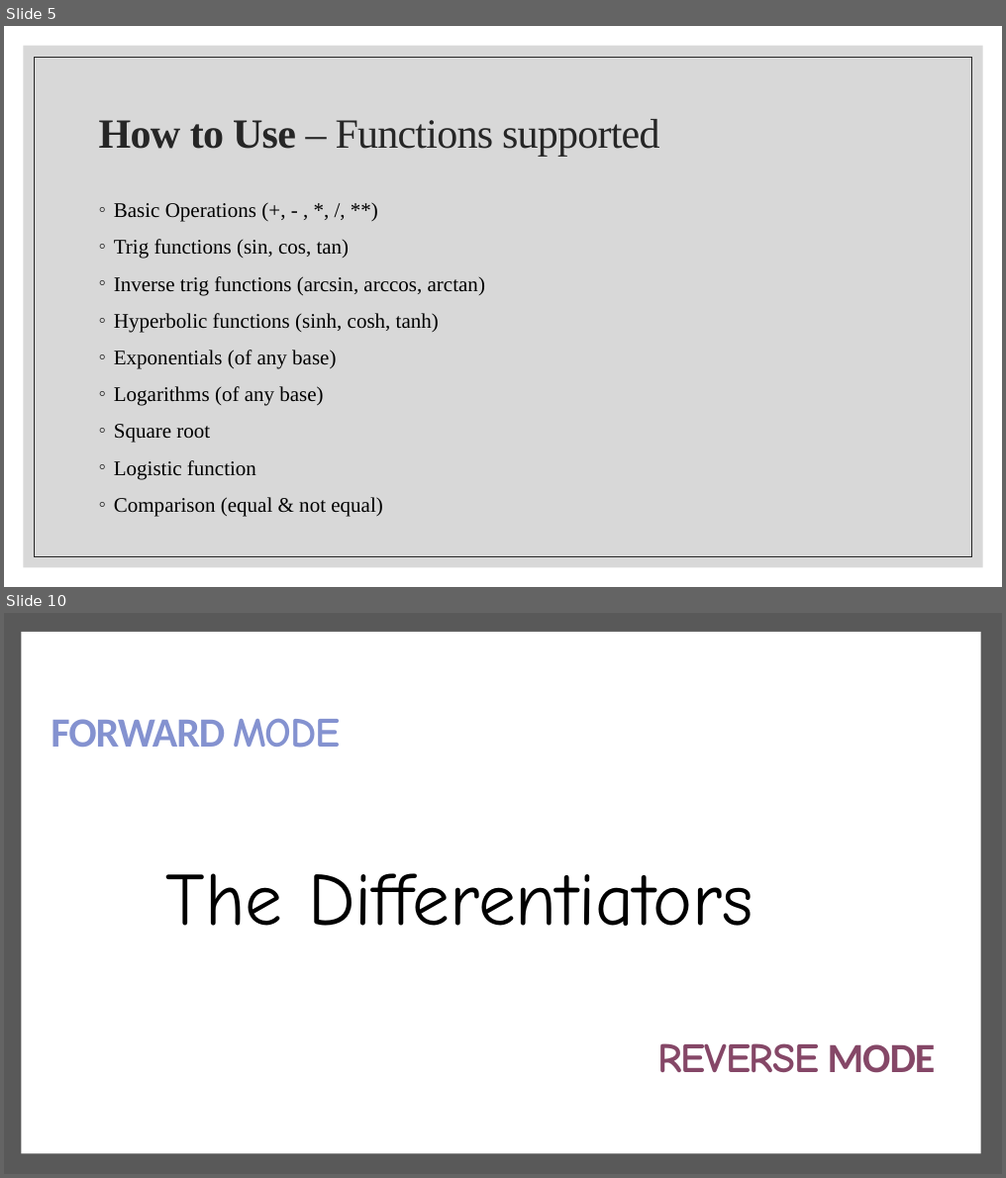
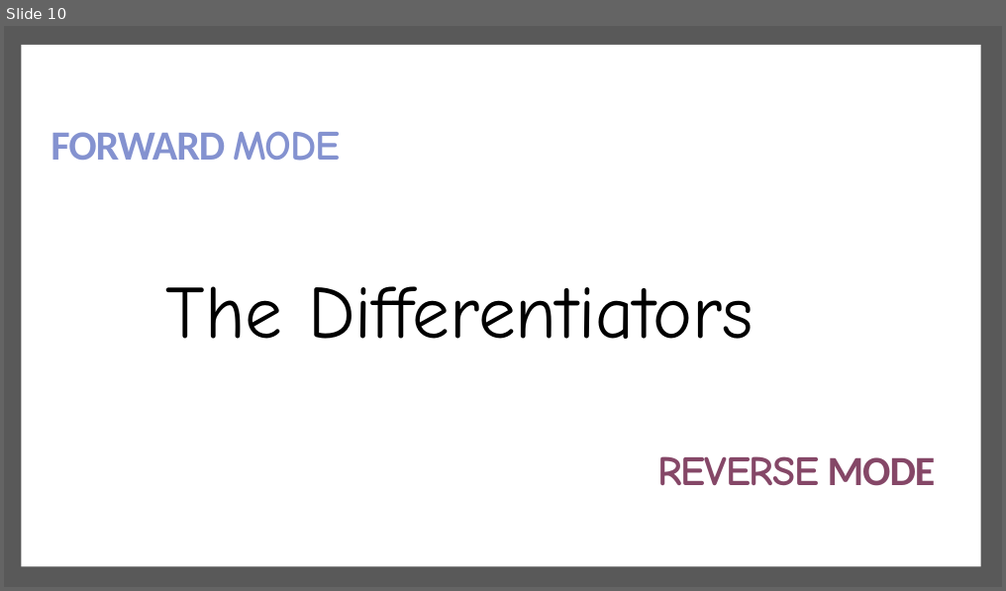
Before and after one commit to the-differentiators/cs207-FinalProject, a slide deck: docs/cs207-presentation.pptx. Shown one above the other, each under a label of ours: slides 5 and 10 before the commit, slide 10 after it; the slides between them are not shown. The pictures are 1006x1178 and 1006x591 pixels, drawn with LibreOffice and Linux fonts; fonts in the diff are those of the drawing; background and template pictures are left out. Boxes give left, top, right and bottom in pixels: in the first picture for what was removed or moved away, otherwise in the second. Text is boxed around its words. In the diff, an @@ line names an element or a change of style, - is before the commit and + after.

```diff
--- a/docs/cs207-presentation.pptx
+++ b/docs/cs207-presentation.pptx
@@ slide 5 removed at (4,26,1002,587), background #FFFFFF @@
@@ rectangle removed at (24,46,983,568) @@
@@ rectangle removed at (35,57,972,557) @@
@@ title removed at (99,119,660,156) @@
-How to Use – Functions supported
@@ text removed at (114,203,485,516) @@
-◦ Basic Operations (+, - , *, /, **)
-◦ Trig functions (sin, cos, tan)
-◦ Inverse trig functions (arcsin, arccos, arctan)
-◦ Hyperbolic functions (sinh, cosh, tanh)
-◦ Exponentials (of any base)
-◦ Logarithms (of any base)
-◦ Square root
-◦ Logistic function
-◦ Comparison (equal & not equal)
```
Also in this commit, not shown: 6 slides changed, 3 slides added, 2 other slides removed, 1 other file.
